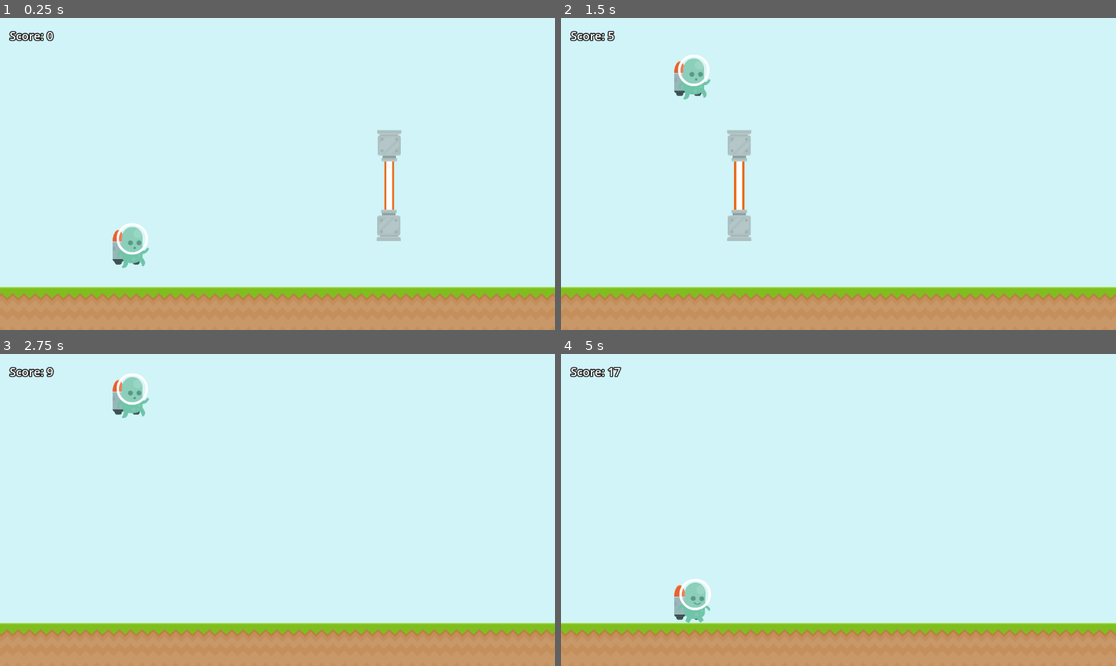
Above: before the commit, frames 1-4 (two rows, left to right).
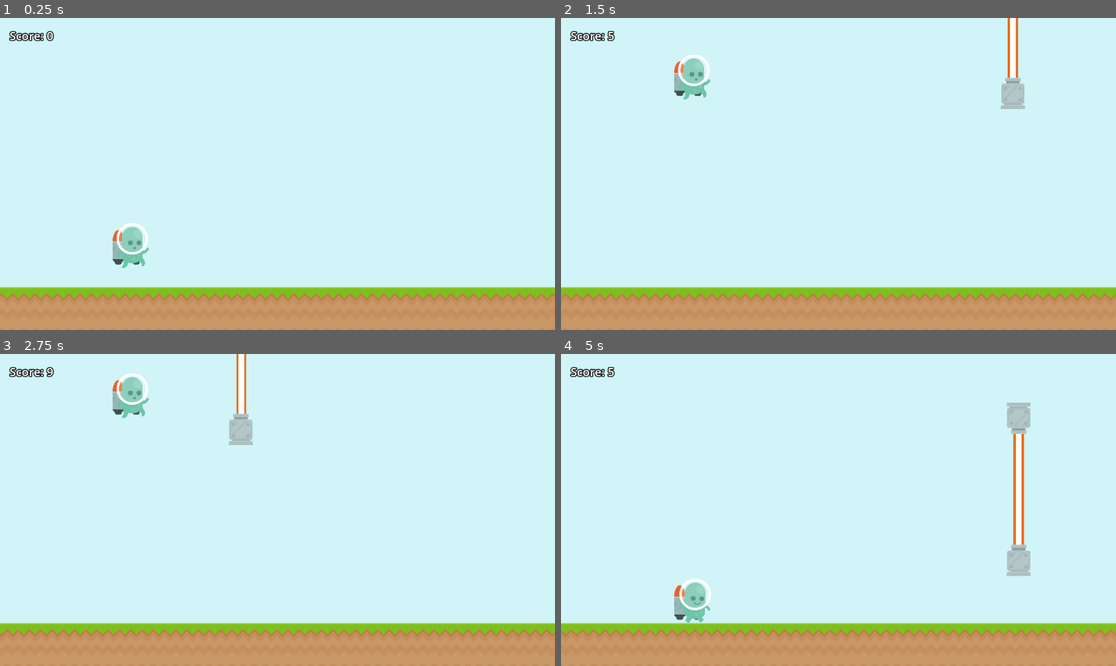
Above: after the commit, the same moments.

Repository: dsaltares/20-game-challenge
Game: Godot game, scene res://main.tscn
Same seed, same stepped clock (60 frames per second), same inputs: the game is played once before the commit and once after it.
Inputs:
- Up to frame 1 (0.25 s): no input
- Up to frame 2 (1.5 s): hold Space (boost) 0.53-1.28 s; tap Space (boost) at 1.35 s
- Up to frame 3 (2.75 s): hold Space (boost) from 2.03 s (still down)
- Up to frame 4 (5 s): release Space (boost) at 2.78 s; tap Space (boost) at 2.85, 3.5, 4.35 s; hold Space (boost) 3.53-4.28 s

The runs differ from the first frame. In frame 1, 1.1% of the frame differs, in the area x 67-73%, y 35-72%; in frame 2, 1.8%, in the area x 29-84%, y 0-72%; in frame 3, 0.7%; in frame 4, 1.6%.

Commit message:
feat: 02 - very basic procedural lasers

Diff:
--- a/02-jetpack-joyride-clone/game_camera.gd
+++ b/02-jetpack-joyride-clone/game_camera.gd
@@ -7,3 +7,8 @@
 
 func _physics_process(_delta: float) -> void:
 	global_position.x = target.global_position.x
+
+func get_rect() -> Rect2:
+	var viewport_size := get_viewport().get_visible_rect().size
+	var half_viewport_size := viewport_size * 0.5 * zoom
+	return Rect2(global_position - half_viewport_size, viewport_size * zoom)
--- a/02-jetpack-joyride-clone/infinite_ground.gd
+++ b/02-jetpack-joyride-clone/infinite_ground.gd
@@ -1,7 +1,7 @@
 class_name InfiniteGround
 extends Node2D
 
-@export var camera : Camera2D
+@export var camera : GameCamera
 
 func _process(_delta: float) -> void:
 	var first_layer : TileMapLayer = get_child(0)
@@ -26,10 +26,4 @@
 		layer.get_used_rect().size.y * tile_size.y,
 	)
 	var layer_rect := Rect2(layer.global_position, layer_size)
-	var viewport_size := camera.get_viewport().get_visible_rect().size
-	var half_viewport_size := viewport_size * 0.5 * camera.zoom
-	var camera_rect = Rect2(
-		camera.global_position - half_viewport_size,
-		viewport_size * camera.zoom
-	)
-	return camera_rect.intersects(layer_rect)
+	return camera.get_rect().intersects(layer_rect)
--- a/02-jetpack-joyride-clone/laser.gd
+++ b/02-jetpack-joyride-clone/laser.gd
@@ -31,3 +31,11 @@
 	start.position.y = -length * 0.5 - emitter_height * 0.5 + 5
 	end.position.y = length * 0.5 + emitter_height * 0.5 - 5
 	pivot.rotation_degrees = 0.0 if orientation == Orientation.VERTICAL else 90.0
+
+func get_rect() -> Rect2:
+	var emitter_length := start.get_rect().size.x
+	var beam_length := length + (emitter_length * 2)
+	var laser_size := Vector2(beam_length, emitter_length)
+	if orientation == Orientation.VERTICAL:
+		laser_size = Vector2(emitter_length, beam_length)
+	return Rect2(global_position - laser_size * 0.5, laser_size)
--- a/02-jetpack-joyride-clone/laser_beam.gd
+++ b/02-jetpack-joyride-clone/laser_beam.gd
@@ -15,7 +15,6 @@
 func _set_length(new_length: int) -> void:
 	length = new_length
 	var scale_y := float(length) / float(sprite.texture.get_height())
-	print('new_scale ', scale_y)
 	sprite.scale.y = scale_y
 	collision_shape.scale.y = scale_y
 
--- a/02-jetpack-joyride-clone/main.gd
+++ b/02-jetpack-joyride-clone/main.gd
@@ -29,3 +29,7 @@
 func _on_player_died() -> void:
 	state = State.GAME_OVER
 	ui.state = UserInterface.State.GAME_OVER
+
+
+func _on_ui_restart() -> void:
+	get_tree().reload_current_scene()
--- a/02-jetpack-joyride-clone/main.tscn
+++ b/02-jetpack-joyride-clone/main.tscn
@@ -5,7 +5,7 @@
 [ext_resource type="Script" path="res://main.gd" id="1_v1g7v"]
 [ext_resource type="PackedScene" uid="uid://ch0k1yinipod2" path="res://infinite_ground.tscn" id="2_r17sh"]
 [ext_resource type="PackedScene" uid="uid://cq8x25lkyk86a" path="res://game_camera.tscn" id="3_jxpp3"]
-[ext_resource type="PackedScene" uid="uid://drsn11epqk0lb" path="res://laser.tscn" id="5_jypr3"]
+[ext_resource type="PackedScene" uid="uid://beaavs6wfjyg2" path="res://procedural_environment.tscn" id="3_u8f8b"]
 [ext_resource type="PackedScene" uid="uid://tlp6c4iwuw6n" path="res://ui.tscn" id="7_kgfbo"]
 
 [sub_resource type="WorldBoundaryShape2D" id="WorldBoundaryShape2D_l1ooc"]
@@ -21,6 +21,9 @@
 scale = Vector2(5.66156, 5.10156)
 texture = ExtResource("1_m4b0r")
 centered = false
+
+[node name="ProceduralEnvironment" parent="." node_paths=PackedStringArray("camera") instance=ExtResource("3_u8f8b")]
+camera = NodePath("../GameCamera")
 
 [node name="InfiniteGround" parent="." node_paths=PackedStringArray("camera") instance=ExtResource("2_r17sh")]
 camera = NodePath("../GameCamera")
@@ -40,13 +43,10 @@
 offset = Vector2(300, 0)
 target = NodePath("../Player")
 
-[node name="Laser" parent="." instance=ExtResource("5_jypr3")]
-position = Vector2(769, 349)
-length = 100
+[node name="UILayer" type="CanvasLayer" parent="."]
 
-[node name="CanvasLayer" type="CanvasLayer" parent="."]
-
-[node name="UI" parent="CanvasLayer" instance=ExtResource("7_kgfbo")]
+[node name="UI" parent="UILayer" instance=ExtResource("7_kgfbo")]
 unique_name_in_owner = true
 
 [connection signal="died" from="Player" to="." method="_on_player_died"]
+[connection signal="restart" from="UILayer/UI" to="." method="_on_ui_restart"]
--- /dev/null
+++ b/02-jetpack-joyride-clone/procedural_environment.gd
@@ -0,0 +1,50 @@
+class_name ProceduralEnvironment
+extends Node2D
+
+const LaserScene := preload('res://laser.tscn')
+
+@export var camera : GameCamera
+
+@export var min_laser_height := 70
+@export var max_laser_height := 300
+@export var min_laser_length := 100
+@export var max_laser_length := 600
+
+var laser: Laser
+
+func _ready() -> void:
+	laser = LaserScene.instantiate()
+	add_child(laser)
+	_randomize_laser_ahead()
+
+func _physics_process(delta: float) -> void:
+	if _is_laser_behind():
+		_randomize_laser_ahead()
+
+func _randomize_laser_ahead() -> void:
+	if randf() > 0.5:
+		laser.orientation = Orientation.HORIZONTAL
+	else:
+		laser.orientation = Orientation.VERTICAL
+
+	if laser.orientation == Orientation.HORIZONTAL:
+		laser.length = randf_range(min_laser_length, max_laser_length)
+	else:
+		laser.length = randf_range(min_laser_height, max_laser_height)
+
+	var laser_rect := laser.get_rect()
+	var camera_rect := camera.get_rect()
+
+	laser.global_position.x = camera.global_position.x + camera_rect.size.x + laser_rect.size.x * 0.5
+	laser.global_position.y = randf_range(
+		camera.global_position.y - laser_rect.size.y,
+		camera.global_position.y + laser_rect.size.y,
+	)
+
+func _is_laser_behind() -> bool:
+	return camera.global_position.x > laser.global_position.x and not _is_laser_in_viewport()
+
+func _is_laser_in_viewport() -> bool:
+	var camera_rect := camera.get_rect()
+	var laser_rect := laser.get_rect()
+	return camera_rect.intersects(laser_rect) or laser_rect.intersects(camera_rect)
--- /dev/null
+++ b/02-jetpack-joyride-clone/procedural_environment.tscn
@@ -0,0 +1,6 @@
+[gd_scene load_steps=2 format=3 uid="uid://beaavs6wfjyg2"]
+
+[ext_resource type="Script" path="res://procedural_environment.gd" id="1_kkbi0"]
+
+[node name="ProceduralEnvironment" type="Node2D"]
+script = ExtResource("1_kkbi0")
--- a/02-jetpack-joyride-clone/ui.gd
+++ b/02-jetpack-joyride-clone/ui.gd
@@ -1,5 +1,7 @@
 class_name UserInterface
 extends Control
+
+signal restart
 
 enum State {
 	GAME,
@@ -25,7 +27,7 @@
 		return
 
 	if Input.is_action_just_pressed('boost'):
-		get_tree().reload_current_scene()
+		restart.emit()
 
 func _update_game() -> void:
 	score_label.text = 'Score: %d' % score
--- a/02-jetpack-joyride-clone/ui.tscn
+++ b/02-jetpack-joyride-clone/ui.tscn
@@ -28,7 +28,6 @@
 
 [node name="Game" type="Control" parent="."]
 unique_name_in_owner = true
-visible = false
 layout_mode = 1
 anchors_preset = 15
 anchor_right = 1.0
@@ -47,6 +46,7 @@
 
 [node name="GameOver" type="Control" parent="."]
 unique_name_in_owner = true
+visible = false
 layout_mode = 1
 anchors_preset = 15
 anchor_right = 1.0
